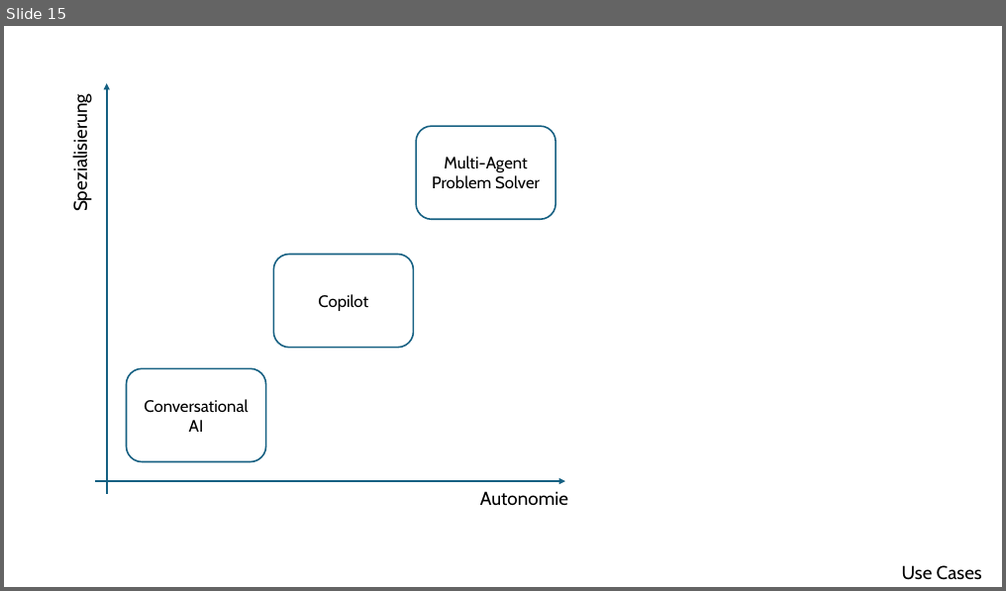
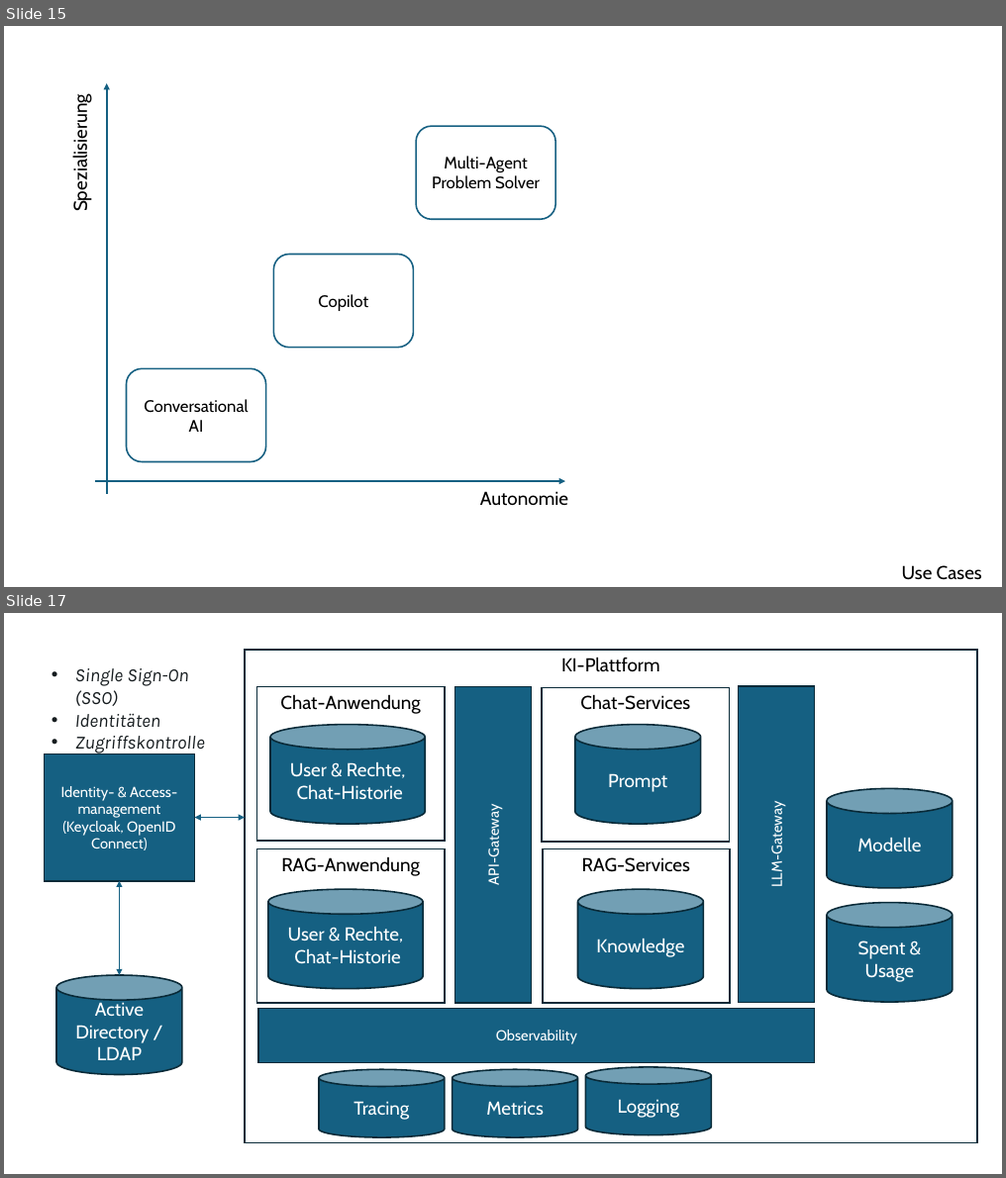
Before and after one commit to dneumnn/RAKIPOEV, a slide deck: RAKIPOEV-docs/docs/ppt/Building-Blocks.pptx. Shown one above the other, each under a label of ours: slide 15 before the commit, slides 15 and 17 after it; the slides between them are not shown. The pictures are 1006x591 and 1006x1178 pixels, drawn with LibreOffice and Linux fonts; fonts in the diff are those of the drawing. Boxes give left, top, right and bottom in pixels: in the first picture for what was removed or moved away, otherwise in the second. Text is boxed around its words. In the diff, an @@ line names an element or a change of style, - is before the commit and + after.

```diff
--- a/RAKIPOEV-docs/docs/ppt/Building-Blocks.pptx
+++ b/RAKIPOEV-docs/docs/ppt/Building-Blocks.pptx
@@ slide 17 added at (4,613,1002,1174), background #FFFFFF @@
@@ text added at (75,668,205,755), 18 pt, text #161C1F, italic @@
+• Single Sign-On (SSO)
+• Identitäten
+• Zugriffskontrolle
@@ rectangle added at (245,650,977,1144), outline #092A39 1.5 pt, 18 pt, text #000000 @@
+KI-Plattform
@@ rectangle added at (257,687,445,842), outline #092A39 1.5 pt, 18 pt, text #000000 @@
+Chat-Anwendung
@@ rectangle added at (454,687,531,1004), fill #156082, outline #092A39 1.5 pt, 14 pt, text #FFFFFF @@
+API-Gateway
@@ rectangle added at (543,688,730,842), outline #092A39 1.5 pt, 18 pt, text #000000 @@
+Chat-Services
@@ rectangle added at (739,686,815,1003), fill #156082, outline #092A39 1.5 pt, 14 pt, text #FFFFFF @@
+LLM-Gateway
@@ cylinder added at (270,725,426,824), fill #156082, outline #092A39 1.5 pt, 18 pt, text #FFFFFF @@
+User & Rechte,
+Chat-Historie
@@ cylinder added at (575,725,701,824), fill #156082, outline #092A39 1.5 pt, 18 pt, text #FFFFFF @@
+Prompt
@@ rectangle added at (44,754,194,881), fill #156082, outline #092A39 1.5 pt, 14 pt, text #FFFFFF @@
+Identity- & Access-management
+(Keycloak, OpenID Connect)
@@ cylinder added at (827,789,952,888), fill #156082, outline #092A39 1.5 pt, 18 pt, text #FFFFFF @@
+Modelle
@@ double arrow added from (195, 817) to (245, 817), #156082 1.5 pt @@
@@ rectangle added at (257,850,445,1004), outline #092A39 1.5 pt, 18 pt, text #000000 @@
+RAG-Anwendung
@@ rectangle added at (543,849,730,1003), outline #092A39 1.5 pt, 18 pt, text #000000 @@
+RAG-Services
@@ double arrow added from (119, 881) to (119, 975), #156082 1.5 pt @@
@@ cylinder added at (268,889,423,989), fill #156082, outline #092A39 1.5 pt, 18 pt, text #FFFFFF @@
+User & Rechte,
+Chat-Historie
@@ cylinder added at (578,889,704,989), fill #156082, outline #092A39 1.5 pt, 18 pt, text #FFFFFF @@
+Knowledge
@@ cylinder added at (827,903,952,1002), fill #156082, outline #092A39 1.5 pt, 18 pt, text #FFFFFF @@
+Spent & Usage
@@ cylinder added at (56,975,182,1075), fill #156082, outline #092A39 1.5 pt, 18 pt, text #FFFFFF @@
+Active Directory / LDAP
@@ rectangle added at (258,1009,815,1062), fill #156082, outline #092A39 1.5 pt, 14 pt, text #FFFFFF @@
+Observability
@@ cylinder added at (319,1069,445,1138), fill #156082, outline #092A39 1.5 pt, 18 pt, text #FFFFFF @@
+Tracing
@@ cylinder added at (452,1069,578,1138), fill #156082, outline #092A39 1.5 pt, 18 pt, text #FFFFFF @@
+Metrics
@@ cylinder added at (586,1067,712,1136), fill #156082, outline #092A39 1.5 pt, 18 pt, text #FFFFFF @@
+Logging
```
Also in this commit, not shown: 1 other slide added, 1 slide removed, 27 other files.
